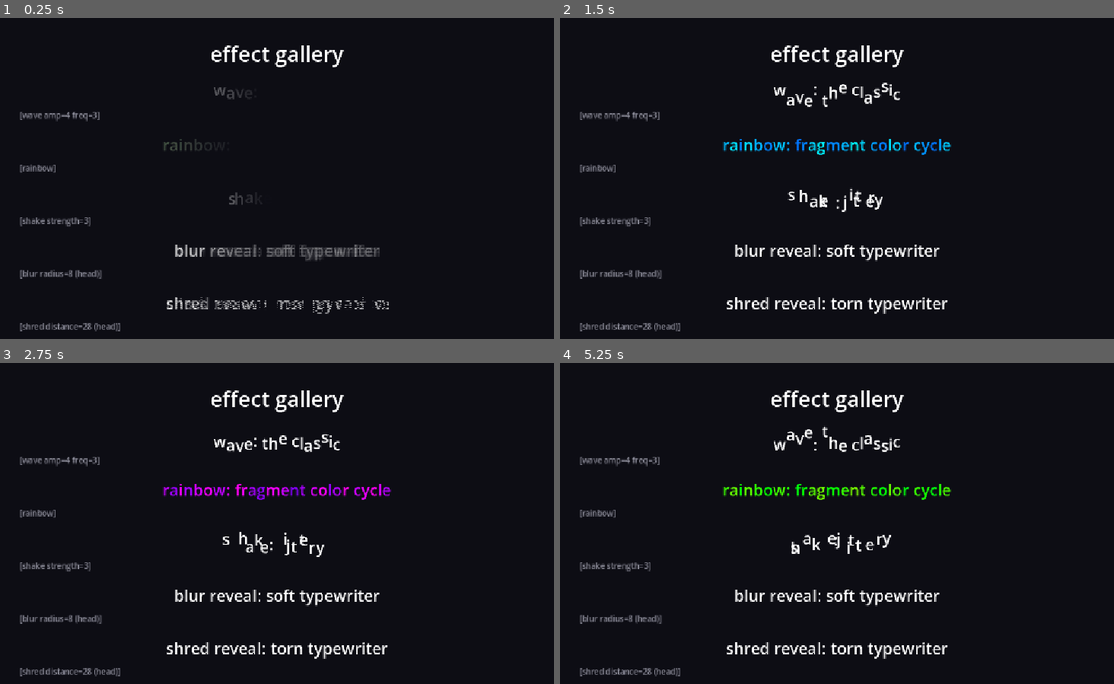
Above: before the commit, frames 1-4 (two rows, left to right).
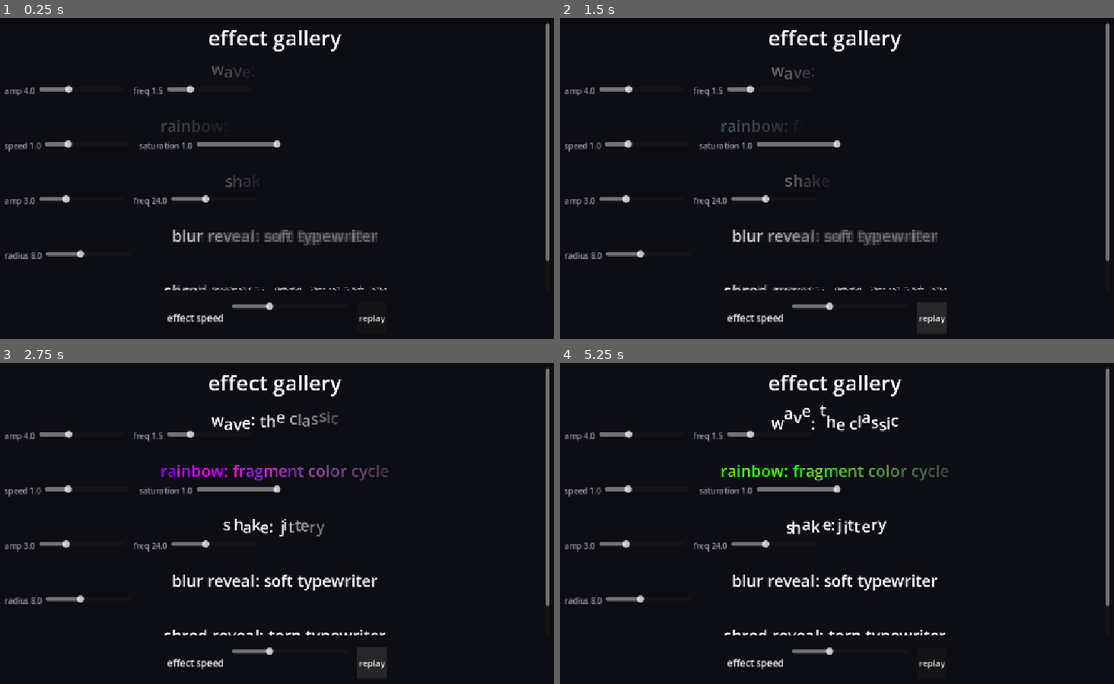
Above: after the commit, the same moments.

Repository: chairfull/rich_label-shader
Game: Godot game, scene res://demos/demo_effects.tscn
Same seed, same stepped clock (60 frames per second), same inputs: the game is played once before the commit and once after it. The project has no main scene, so this scene is started directly.
Inputs (mouse positions are in pixels of both pictures, inside the frame that each line leads up to):
- Up to frame 1 (0.25 s): no input
- Up to frame 2 (1.5 s): click (931, 316) at 0.5 s, where only the run after the commit has a clickable "replay"; click (931, 316) at 1.25 s, where only the run after the commit has a clickable "replay"
- Up to frame 3 (2.75 s): click (371, 661) at 2 s, where only the run after the commit has a clickable "replay"
- Up to frame 4 (5.25 s): tap Enter (ui_accept) at 2.75, 3.02, 3.77 s; move the mouse to (837, 398) at 2.77 s; click (837, 398) at 2.92 s; move the mouse to (837, 433) at 3.52 s; click (837, 433) at 3.67 s; move the mouse to (837, 484) at 4.27 s; click (837, 484) at 4.42 s; move the mouse to (837, 539) at 5.02 s; click (837, 539) at 5.17 s

The runs differ from the first frame. In frame 1, 7.0% of the frame differs, in the area x 0-100%, y 1-98%; in frame 2, 8.4%; in frame 3, 9.2%, in the area x 0-100%, y 1-99%; in frame 4, 8.9%.

Commit message:
Demos: fix click handling, add gallery sliders
- demo_damage_numbers and demo_dialogue: bg and root Control were
  MOUSE_FILTER_STOP, swallowing clicks before _unhandled_input.
  Set both to IGNORE.
- demo_effects: per-param sliders (wave amp/freq, rainbow speed/sat,
  shake amp/freq, blur radius, shred distance) that rebuild the tag
  markup live; global effect-speed slider (time_scale); replay button.

Diff:
--- a/demos/demo_damage_numbers.gd
+++ b/demos/demo_damage_numbers.gd
@@ -11,8 +11,11 @@
 var _counter: Label
 
 func _ready() -> void:
+	# Don't swallow clicks: we want them in _unhandled_input.
+	mouse_filter = Control.MOUSE_FILTER_IGNORE
 	var bg := ColorRect.new()
 	bg.color = Color(0.05, 0.05, 0.08)
+	bg.mouse_filter = Control.MOUSE_FILTER_IGNORE
 	bg.set_anchors_preset(Control.PRESET_FULL_RECT)
 	add_child(bg)
 
--- a/demos/demo_dialogue.gd
+++ b/demos/demo_dialogue.gd
@@ -15,6 +15,7 @@
 func _ready() -> void:
 	var bg := ColorRect.new()
 	bg.color = Color(0.05, 0.05, 0.08, 1.0)
+	bg.mouse_filter = Control.MOUSE_FILTER_IGNORE
 	bg.set_anchors_preset(Control.PRESET_FULL_RECT)
 	add_child(bg)
 
--- a/demos/demo_effects.gd
+++ b/demos/demo_effects.gd
@@ -1,52 +1,152 @@
 extends Control
-## Demo: effect gallery. One line per tag, all shader-side, zero per-frame CPU.
+## Demo: effect gallery with live param sliders, global speed, and replay.
+## All animation is shader-side; sliders just rebuild the tag markup.
 
 var _rows: Array = [
-	["[wave amp=4 freq=3]wave: the classic]", "wave amp=4 freq=3"],
-	["[rainbow]rainbow: fragment color cycle]", "rainbow"],
-	["[shake strength=3]shake: jittery]", "shake strength=3"],
-	["[blur radius=8]blur reveal: soft typewriter]", "blur radius=8 (head)"],
-	["[shred distance=28]shred reveal: torn typewriter]", "shred distance=28 (head)"],
-	["[u]underline] and [s]strikethrough] are shader quads]", "u / s"],
-	["[outline 4 black]outline] + [glow]glow]", "outline 4 black / glow"],
-	["[tint red]tint] and [fade]fade]", "tint red / fade"],
+	{"tag": "wave", "sample": "wave: the classic",
+		"params": [["amp", 4.0, 0.0, 12.0], ["freq", 1.5, 0.0, 6.0]]},
+	{"tag": "rainbow", "sample": "rainbow: fragment color cycle",
+		"params": [["speed", 1.0, 0.0, 4.0], ["saturation", 1.0, 0.0, 1.0]]},
+	{"tag": "shake", "sample": "shake: jittery",
+		"params": [["amp", 3.0, 0.0, 10.0], ["freq", 24.0, 0.0, 60.0]]},
+	{"tag": "blur", "sample": "blur reveal: soft typewriter", "head": true,
+		"params": [["radius", 8.0, 0.0, 20.0]]},
+	{"tag": "shred", "sample": "shred reveal: torn typewriter", "head": true,
+		"params": [["distance", 28.0, 0.0, 60.0]]},
 ]
+
+var _labels: Array[RichLabel] = []
+var _param_vals: Array = []  # parallel to _rows: dict param_name -> float
 
 func _ready() -> void:
 	var bg := ColorRect.new()
 	bg.color = Color(0.05, 0.05, 0.08)
+	bg.mouse_filter = Control.MOUSE_FILTER_IGNORE
 	bg.set_anchors_preset(Control.PRESET_FULL_RECT)
 	add_child(bg)
 
+	var scroll := ScrollContainer.new()
+	scroll.set_anchors_preset(Control.PRESET_FULL_RECT)
+	scroll.offset_left = 60
+	scroll.offset_right = -60
+	scroll.offset_top = 30
+	scroll.offset_bottom = -110
+	add_child(scroll)
+
 	var box := VBoxContainer.new()
-	box.set_anchors_preset(Control.PRESET_FULL_RECT)
-	box.offset_left = 80
-	box.offset_right = -80
-	box.offset_top = 60
-	box.offset_bottom = -40
-	box.add_theme_constant_override("separation", 18)
-	add_child(box)
+	box.size_flags_horizontal = Control.SIZE_EXPAND_FILL
+	box.add_theme_constant_override("separation", 10)
+	scroll.add_child(box)
 
 	var title := RichLabel.new()
 	title.text = "effect gallery"
 	title.font_size = 40
 	box.add_child(title)
 
-	for row in _rows:
+	for i in _rows.size():
+		var row: Dictionary = _rows[i]
+		var vals := {}
+		for pv in row["params"]:
+			vals[pv[0]] = pv[1]
+		_param_vals.append(vals)
+
 		var line := RichLabel.new()
-		line.text = row[0]
 		line.font_size = 30
-		line.custom_minimum_size = Vector2(0, 54)
-		# Reveal heads for the blur/shred rows so the effect is visible.
-		if "blur radius" in row[0]:
-			line.head = "blur"
-		elif "shred distance" in row[0]:
-			line.head = "shred"
+		line.custom_minimum_size = Vector2(0, 50)
+		if row.get("head", false):
+			line.head = row["tag"]
 		box.add_child(line)
-		line.play_intro()
+		_labels.append(line)
 
-		var cap := Label.new()
-		cap.text = "  [" + row[1] + "]"
-		cap.add_theme_font_size_override("font_size", 15)
-		cap.add_theme_color_override("font_color", Color(0.55, 0.55, 0.6))
-		box.add_child(cap)
+		var sliders := HBoxContainer.new()
+		sliders.add_theme_constant_override("separation", 18)
+		box.add_child(sliders)
+		for pv in row["params"]:
+			sliders.add_child(_make_slider(i, pv[0], pv[1], pv[2], pv[3]))
+		_refresh_row(i)
+
+		var spacer := Control.new()
+		spacer.custom_minimum_size = Vector2(0, 10)
+		box.add_child(spacer)
+
+	# Bottom bar: global speed + replay.
+	var bar := HBoxContainer.new()
+	bar.set_anchors_preset(Control.PRESET_BOTTOM_WIDE)
+	bar.offset_left = 60
+	bar.offset_right = -60
+	bar.offset_top = -90
+	bar.offset_bottom = -30
+	bar.add_theme_constant_override("separation", 16)
+	bar.alignment = BoxContainer.ALIGNMENT_CENTER
+	add_child(bar)
+
+	var speed_lab := Label.new()
+	speed_lab.text = "effect speed"
+	speed_lab.add_theme_font_size_override("font_size", 18)
+	bar.add_child(speed_lab)
+
+	var speed := HSlider.new()
+	speed.min_value = 0.1
+	speed.max_value = 3.0
+	speed.step = 0.05
+	speed.value = 1.0
+	speed.custom_minimum_size = Vector2(220, 0)
+	speed.value_changed.connect(_on_speed)
+	bar.add_child(speed)
+
+	var replay := Button.new()
+	replay.text = "replay"
+	replay.pressed.connect(_on_replay)
+	bar.add_child(replay)
+
+func _make_slider(row_i: int, pname: String, val: float, lo: float, hi: float) -> HBoxContainer:
+	var h := HBoxContainer.new()
+	h.add_theme_constant_override("separation", 8)
+	var lab := Label.new()
+	lab.add_theme_font_size_override("font_size", 15)
+	lab.add_theme_color_override("font_color", Color(0.6, 0.6, 0.65))
+	h.add_child(lab)
+	var sl := HSlider.new()
+	sl.min_value = lo
+	sl.max_value = hi
+	sl.step = 0.1 if hi - lo > 2.0 else 0.01
+	sl.value = val
+	sl.custom_minimum_size = Vector2(160, 0)
+	sl.value_changed.connect(_on_param.bind(row_i, pname, lab))
+	h.add_child(sl)
+	_update_param_label(lab, pname, val)
+	return h
+
+func _update_param_label(lab: Label, pname: String, val: float) -> void:
+	lab.text = "%s %.1f" % [pname, val]
+
+func _on_param(val: float, row_i: int, pname: String, lab: Label) -> void:
+	_param_vals[row_i][pname] = val
+	_update_param_label(lab, pname, val)
+	_refresh_row(row_i)
+
+func _refresh_row(i: int) -> void:
+	var row: Dictionary = _rows[i]
+	var parts: PackedStringArray = []
+	for pv in row["params"]:
+		parts.append("%s=%s" % [pv[0], _fmt(_param_vals[i][pv[0]])])
+	var tag := "[%s %s]" % [row["tag"], " ".join(parts)]
+	_labels[i].text = tag + row["sample"] + "]"
+	_labels[i].play_intro()
+
+func _fmt(v: float) -> String:
+	# Trim trailing zeros for cleaner markup.
+	var s := "%.2f" % v
+	while s.ends_with("0"):
+		s = s.substr(0, s.length() - 1)
+	if s.ends_with("."):
+		s = s.substr(0, s.length() - 1)
+	return s
+
+func _on_speed(val: float) -> void:
+	for L in _labels:
+		L.time_scale = val
+
+func _on_replay() -> void:
+	for L in _labels:
+		L.play_intro()
--- a/demos/demo_inline.gd
+++ b/demos/demo_inline.gd
@@ -5,6 +5,7 @@
 func _ready() -> void:
 	var bg := ColorRect.new()
 	bg.color = Color(0.05, 0.05, 0.08)
+	bg.mouse_filter = Control.MOUSE_FILTER_IGNORE
 	bg.set_anchors_preset(Control.PRESET_FULL_RECT)
 	add_child(bg)
 
